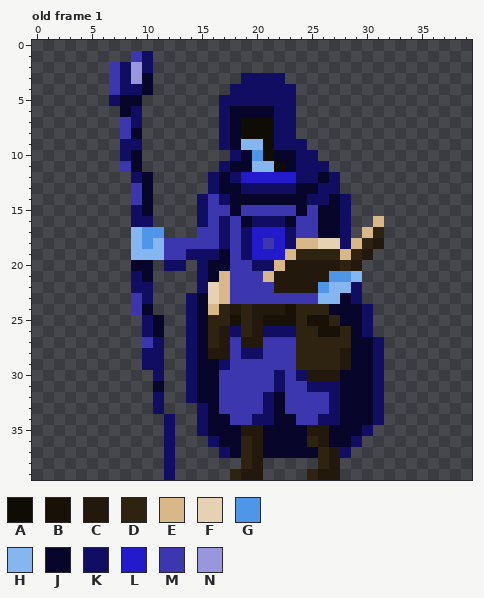
Animated GIF sprite -- src/main/webapp/images/classes/sorcerer.gif. Above is the file before it was changed.
The file is 200x200 pixels, drawn in blocks of 5x5; one block is one cell here. Shown: old frame 1. The commit also changed other frames, which this record leaves out.
Palette (. is transparent): A #0f0b05  B #171108  C #22190c  D #2e2210  E #d8b888  F #e6d1b2  G #4f95e8  H #85b6ef  J #070529  K #110d63  L #221acb  M #3c37ae  N #9a96de
Pixels before, old frame 1, first column x 7:
 1 ..MK.....................
 2 MKNK.....................
 3 MKNJ........KKKK.........
 4 MKKJ.......KKKKKK........
 5 KJJ.......KKKKKKK........
 6 .JK.......KJJJJKK........
 7 .MK.......KJAAAKK........
 8 .MJ.......KJAAAKK........
 9 .KK.......KJHHAKKK.......
10 .KJ........KJGAJJKK......
11 .MJ.......KJJHHAJKKK.....
12 ..KJ.....KJKLLLLLKKJK....
13 ..MJ.....KJJKKKKKJJKK....
14 ..MJ....KMKJJJJJJJKKJK...
15 ..KJ....KMMJMMMMMJMJJK...
16 ..KK....KMKMJKKKJMMJJK..E
17 ..HGG...MMKMKLLLKMMJJK.ED
18 ..HGHMMMMMKMKLMLKEEFFKEDC
19 ..HHHMMKKKJMKLLLEDDDDEDC.
20 ..JJ.KK.KJJMMKKECCCCCDC..
21 ..KJ....KJEMMMECCCCCGGH..
22 ..KK....KFEMMMMCCCCGHHK..
23 ..MK...KJFEMMMMMMMMHHJK..
24 ..MJ...KJEDCDCCCBDDDJJJK.
25 ...KJ..KJDDBDCBBBDBBDJJK.
26 ...KJ..KJDCKDCKKKDDBBDJK.
27 ...MK..KJDCMCCMMMDDDDDJJK
28 ...KK..KJCCMKKMMMDDDDCJJK
29 ...KK..KJJKMMMMMMDDDDCJJK
30 ....K..KJJMMMMMKMKCCCJJJK
31 ....J..KJJMMMMMKMMKKKJJJK
32 ....K..KJJMMMMKJMMMMKJJJK
33 ....K...KJMMMMKJMMMMKJJJK
34 .....K..KJJMMKKJJMMKKJJJK
35 .....K..KJJJCCJJJJCCJJJK.
36 .....K...KJJDCJJJJDCJJK..
37 .....K....KJDCJJJJJDCK...
38 .....K......DC.....DC....
39 .....K.....DCC....DCC....
The result:
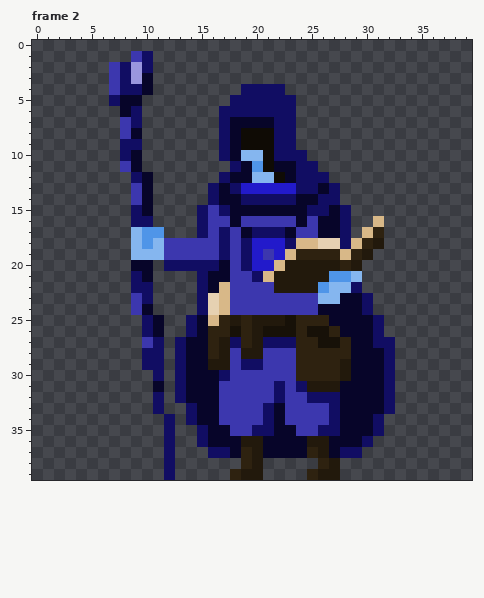
A new or re-ordered frame is compared with the old frame closest to it.
The exact change:
frames 1 -> 4
Changed rows in their new state; - is an unchanged pixel.
Frame 2 is new; against old frame 1:
first column x 13:
 3 ------....----------
 4 -----.----.---------
 5 ----.---------------
 6 -----KKKK-----------
 7 ------JJJ-----------
 9 ------AA---.--------
10 ----KJHH-KK-.-------
11 ----.K-GAJ---.------
12 ---.KJJHHAJ--K.-----
13 -----KLLLLLKKJ------
14 --.KJ-KKKKK-J-K.----
15 ----K-JJJJJ-KK------
16 ----MJMMMMMJ--------
17 --K---JKKKJ---------
18 --------L-----------
19 -MMMK---M-----------
20 -K-K--KLL-----------
21 ----J--K------------
22 ---J----------------
23 -.K-------------JK--
24 -.KFEMMMMMMMMJ------
25 ---E-C--CC--DDJ--JK-
26 ----DB--BBB-B-DJ-JK-
27 KJ---KD-KKK--BB----K
28 KJ-D--CC-------D--JK
29 KJ-CC-KK----------JK
30 KJ--K----M-DDDDC--JK
31 KJ---------KCCC---JK
32 KJ------MK--KK----JK
33 -KJ---------------JK
34 -KJ-M--M--M--M------
35 -----MMKK--MMKK--JK-
36 --KJ--C-----C---JK--
37 ---K--------DCJ-K---
Where, in picture pixels (left, top, right, bottom), the same in both pictures:
changed: (175, 73, 395, 458)
